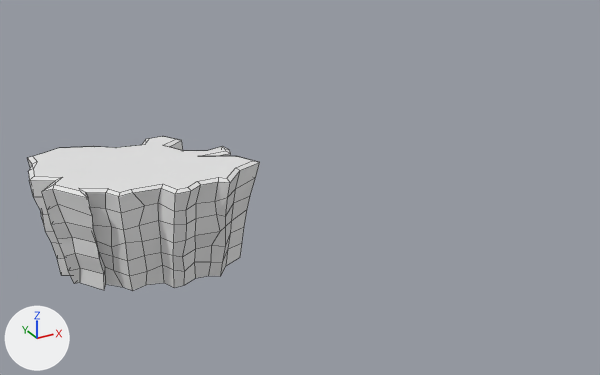
A saved change to the Blender file SourceArt/Props/cliff.blend.
Camera for both pictures: a 50 mm lens placed at (-2.23, -7.07, 3.97), pointed at (1.5, -0.28, 0.58). The lights are fixed; the arrows at lower left show +X, +Y and +Z. Mesh edges are drawn as thin lines.
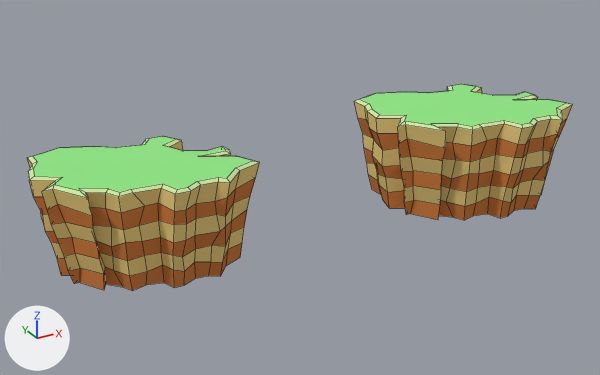
Pixel boxes (x1, y1, x2, y2) of what changed, in the pictures (600 x 375 px):
'Plane.001', added
    after: (354, 84, 573, 220)
    faces in mat_dreck2 (yellow #e7cb81): (354, 88, 573, 206)
    faces in mat_dreck1 (orange #c97a40): (358, 118, 567, 220)
    faces in mat_gras (green #94e789): (360, 84, 566, 126)
    faces in mat_gras2 (green #cfe7a6): (355, 86, 572, 131)
part 1 of me_plane, recoloured
    both: (34, 178, 255, 291)
part 2 of me_plane, recoloured (grey to yellow)
    both: (27, 141, 260, 276)
part 3 of me_plane, recoloured (white to green)
    both: (33, 136, 252, 192)
part 4 of me_plane, recoloured (white to green)
    both: (28, 136, 259, 198)

The change, as a diff of the scene's bpy script:
```diff
--- a/SourceArt/Props/cliff.blend.py
+++ b/SourceArt/Props/cliff.blend.py
@@ mat_dreck2 @@
+mat_dreck2 = diffuse_material('Dreck2')
+mat_dreck2.base_color = (0.8, 0.6, 0.218)  # yellow #e7cb81
@@ mat_dreck1 @@
+mat_dreck1 = diffuse_material('Dreck1')
+mat_dreck1.base_color = (0.581, 0.196, 0.0516)  # orange #c97a40
@@ mat_gras @@
+mat_gras = diffuse_material('Gras')
+mat_gras.base_color = (0.296, 0.8, 0.251)  # green #94e789
@@ mat_gras2 @@
+mat_gras2 = diffuse_material('Gras2')
+mat_gras2.base_color = (0.626, 0.8, 0.38)  # green #cfe7a6
@@ me_plane @@
 # used by ob_plane; location = (0.0, 0.0, 0.0)
-me_plane.from_pydata(...)  # 288 vertices, 254 faces; spans x -1.03..0.98, y -0.74..0.9, z 0.0..1.03
+me_plane.from_pydata(...)  # 360 vertices, 326 faces; spans x -1.03..0.98, y -0.74..0.9, z 0.0..1.03
+# me_plane part 1: 108 faces spanning x -1.02..0.94, y -0.71..0.87, z 0.0..0.86 switch from no material to mat_dreck1 (orange #c97a40)
+# me_plane part 2: 108 faces spanning x -1.03..0.98, y -0.74..0.9, z 0.11..1.01 switch from no material to mat_dreck2 (yellow #e7cb81)
+# me_plane part 3: 1 face spanning x -0.98..0.92, y -0.69..0.85, z 1.01..1.03 switches from no material to mat_gras (green #94e789)
+# me_plane part 4: 36 faces spanning x -1.03..0.98, y -0.74..0.9, z 0.99..1.03 switch from no material to mat_gras2 (green #cfe7a6)
+me_plane.materials.append(mat_gras)  # green #94e789
@@ me_plane_001 @@
+me_plane_001.from_pydata(...)  # 360 vertices, 326 faces; spans x -1.03..0.98, y -0.74..0.9, z 0.0..1.03
+# faces by material slot: [181, 108, 1, 36]
+me_plane_001.materials.append(mat_dreck1)  # orange #c97a40
+me_plane_001.materials.append(mat_dreck2)  # yellow #e7cb81
+me_plane_001.materials.append(mat_gras)  # green #94e789
+me_plane_001.materials.append(mat_gras2)  # green #cfe7a6
@@ ob_plane_001 @@
+ob_plane_001 = bpy.data.objects.new('Plane.001', me_plane_001)
+ob_plane_001.location = (3.254, -0.752, 0.284)
```
